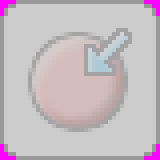
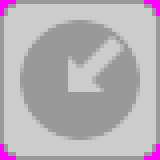
Layer changes from the first 160px x 160px image to the second:
showed "Layer #2", moved it above "Layer #5", painted on it over (x1=20, y1=20, x2=140, y2=140)
hid "Layer #5", opacity 20% → 100%, painted on it over (x1=20, y1=20, x2=140, y2=140)
hid "Layer", moved it above "Layer #4", painted on it over (x1=20, y1=20, x2=140, y2=140)
added layer "Layer #4" above "Layer #3" over (x1=20, y1=20, x2=140, y2=140)
painted on "Layer #1" over (x1=20, y1=20, x2=140, y2=140)
